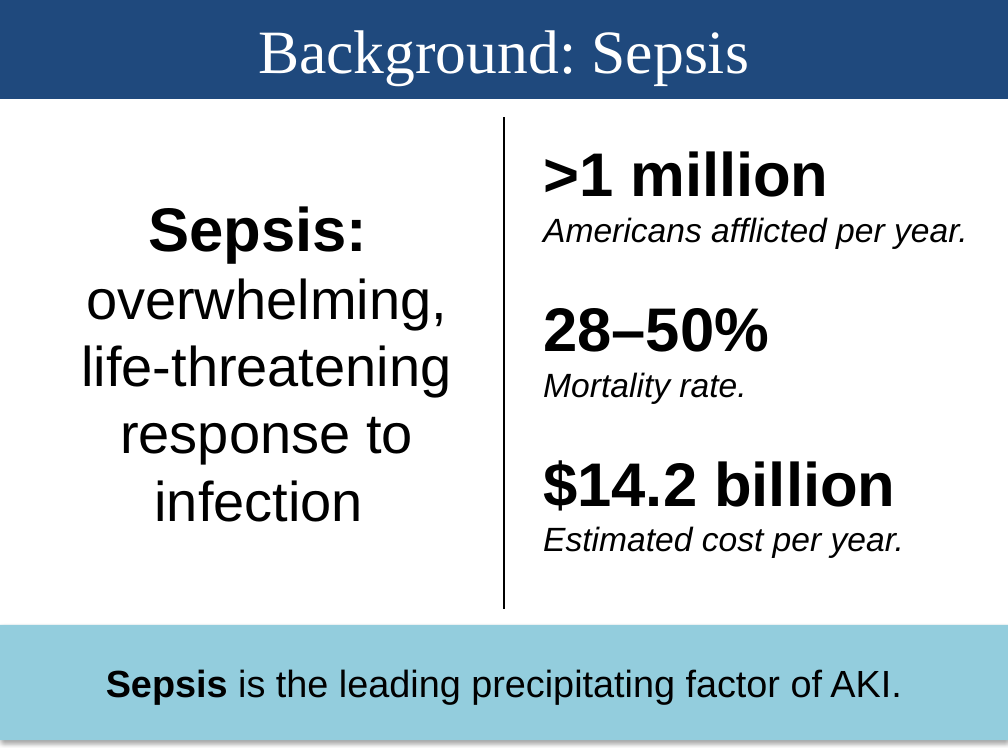
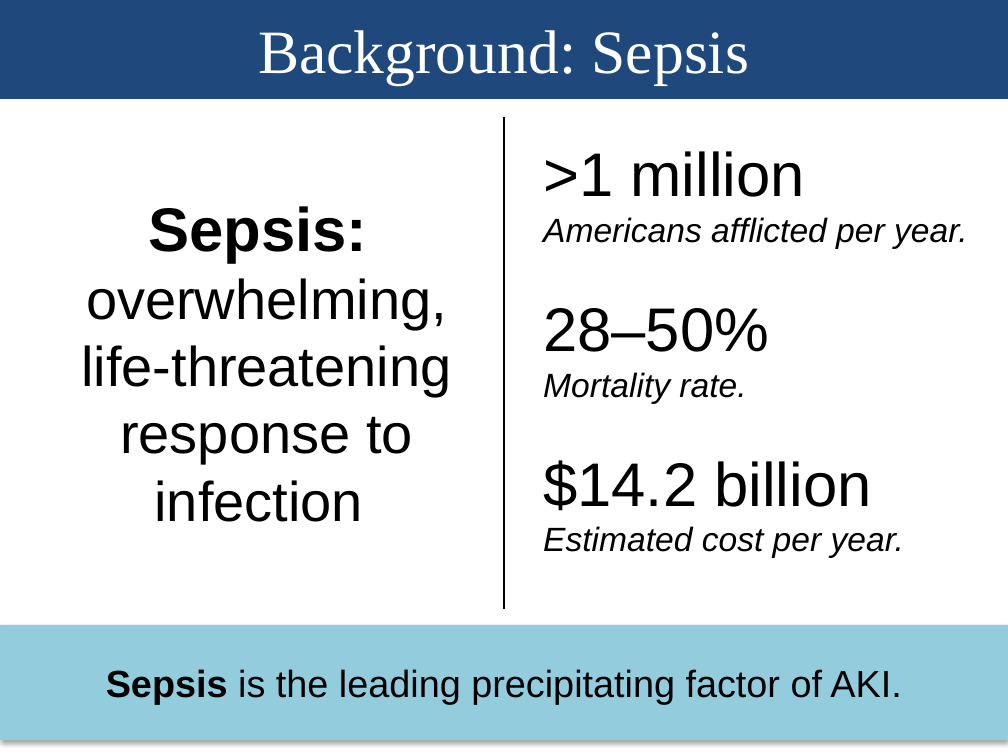
Before and after one commit to nalinimsingh/HST.953-AKI-Prediction, a slide deck: slide 2 of docs/Presentation.pptx. Drawn at 1008x756 pixels with LibreOffice and Linux fonts; fonts in the diff are those of the drawing. Boxes give left, top, right and bottom in pixels: in the first picture for what was removed or moved away, otherwise in the second. Text is boxed around its words. In the diff, an @@ line names an element or a change of style, - is before the commit and + after.

```diff
--- a/docs/Presentation.pptx
+++ b/docs/Presentation.pptx
@@ text at box(543, 151, 967, 511): bold off in ">1 million", "28–50%", "$14.2 billion" @@
```
Also in this commit, not shown: 3 other slides changed, 2 other files.
